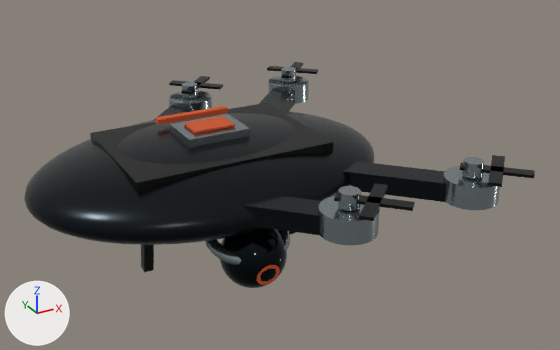
Renders of the glTF model public/models/drone.glb from each side of a commit.
Before and after are seen from a 50 mm camera at (-2.43, -5.66, 2.62) aimed at (0.58, -0.19, -0.11). Arrows for +X, +Y and +Z are at lower left; the lights stay in place. The older version comes first. Where no turn or scale is listed for an object, it has been applied to the vertices.

Names of what the first picture shows: 'AerodynamicShell', 'BatteryCompartment', 'Blade.004', 'FlightCoreHousing', 'FlightCoreIndicator', 'GimbalRing', 'Hub', 'Hub.001', 'Hub.002', 'Hub.003', 'Leg', 'LensReflection', 'MotorHousing', 'MotorHousing.001', 'MotorHousing.002', 'MotorHousing.003', 'OpticalElement', 'RearLeftArm_CarbonArm', 'RearRightArm_CarbonArm', 'StatusLight' and 9 more.
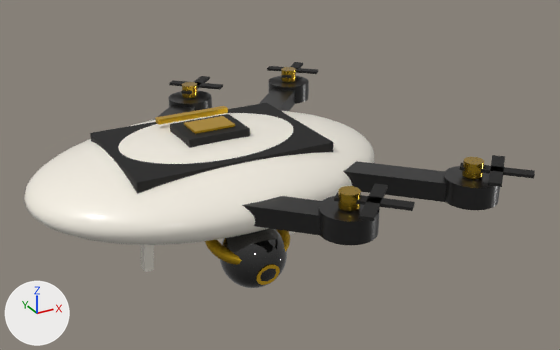
Changed parts and their boxes [x1, y1, x2, y2] in the pictures (560 x 350 px):
'AerodynamicShell', recoloured (black to white)
    both: [24, 111, 374, 245]
'OpticalElement', recoloured (lighter)
    both: [220, 228, 287, 288]
'MotorHousing.002', recoloured (grey to black)
    both: [318, 196, 380, 245]
'MotorHousing.003', recoloured (grey to black)
    both: [444, 166, 500, 210]
'FlightCoreHousing', recoloured (grey to black)
    both: [170, 114, 250, 148]
'MotorHousing.001', recoloured (grey to black)
    both: [268, 76, 309, 104]
'GimbalRing', recoloured
    both: [205, 229, 290, 265]
'MotorHousing', recoloured (grey to black)
    both: [168, 91, 212, 111]
'StatusLight', recoloured (orange to yellow)
    both: [155, 106, 228, 125]
'FlightCoreIndicator', recoloured
    both: [184, 116, 235, 134]
'Hub.002', recoloured (grey to yellow)
    both: [338, 186, 361, 211]
'Hub.003', recoloured
    both: [462, 157, 484, 179]
'Leg', recoloured (black to white)
    both: [141, 245, 154, 272]
'Hub', recoloured (grey to yellow)
    both: [182, 82, 198, 98]
'LensReflection', recoloured (orange to yellow)
    both: [257, 265, 280, 285]
'Hub.001', recoloured (grey to yellow)
    both: [281, 67, 296, 82]

The change, as a list of edits to the scene's bpy script:
```text
Change me_mesh_0:
    where me_mesh_0.from_pydata(...)  # 1176 vertices, 2208 faces; spans x -1.54..1.54, y -1.08..1.08, z -0.34..0.34
    remove me_mesh_0.materials.append(mat_material_0)  # black #1a2024
    add me_mesh_0.materials.append(mat_drone_ivory_body)  # white #f6f0e4
Change me_mesh_2:
    where me_mesh_2.from_pydata(...)  # 8 vertices, 12 faces; spans x -0.325..0.325, y -0.035..0.035, z -0.023..0.023
    remove me_mesh_2.materials.append(mat_material_2)  # orange #bd5228
    add me_mesh_2.materials.append(mat_drone_gold_indicator)  # yellow #c59b22
Change me_mesh_7:
    where me_mesh_7.from_pydata(...)  # 8 vertices, 12 faces; spans x -0.27..0.27, y -0.21..0.21, z -0.035..0.035
    remove me_mesh_7.materials.append(mat_material_3)  # grey #9ca7aa
    add me_mesh_7.materials.append(mat_drone_black_matte)  # black #121110
Change me_mesh_8:
    where me_mesh_8.from_pydata(...)  # 8 vertices, 12 faces; spans x -0.18..0.18, y -0.12..0.12, z -0.009..0.009
    remove me_mesh_8.materials.append(mat_material_2)  # orange #bd5228
    add me_mesh_8.materials.append(mat_drone_gold_indicator)  # yellow #c59b22
Change me_mesh_10:
    where me_mesh_10.from_pydata(...)  # 68 vertices, 128 faces; spans x -0.22..0.22, y -0.22..0.22, z -0.095..0.095
    remove me_mesh_10.materials.append(mat_material_3)  # grey #9ca7aa
    add me_mesh_10.materials.append(mat_drone_black_semigloss)  # black #121110
Change me_mesh_11:
    where me_mesh_11.from_pydata(...)  # 44 vertices, 80 faces; spans x -0.079..0.079, y -0.079..0.079, z -0.06..0.06
    remove me_mesh_11.materials.append(mat_material_3)  # grey #9ca7aa
    add me_mesh_11.materials.append(mat_drone_gold_metal)  # yellow #c9a227
Change me_mesh_15:
    where me_mesh_15.from_pydata(...)  # 68 vertices, 128 faces; spans x -0.22..0.22, y -0.22..0.22, z -0.095..0.095
    remove me_mesh_15.materials.append(mat_material_3)  # grey #9ca7aa
    add me_mesh_15.materials.append(mat_drone_black_semigloss)  # black #121110
Change me_mesh_16:
    where me_mesh_16.from_pydata(...)  # 44 vertices, 80 faces; spans x -0.079..0.079, y -0.079..0.079, z -0.06..0.06
    remove me_mesh_16.materials.append(mat_material_3)  # grey #9ca7aa
    add me_mesh_16.materials.append(mat_drone_gold_metal)  # yellow #c9a227
Change me_mesh_20:
    where me_mesh_20.from_pydata(...)  # 68 vertices, 128 faces; spans x -0.22..0.22, y -0.22..0.22, z -0.095..0.095
    remove me_mesh_20.materials.append(mat_material_3)  # grey #9ca7aa
    add me_mesh_20.materials.append(mat_drone_black_semigloss)  # black #121110
Change me_mesh_21:
    where me_mesh_21.from_pydata(...)  # 44 vertices, 80 faces; spans x -0.079..0.079, y -0.079..0.079, z -0.06..0.06
    remove me_mesh_21.materials.append(mat_material_3)  # grey #9ca7aa
    add me_mesh_21.materials.append(mat_drone_gold_metal)  # yellow #c9a227
Change me_mesh_25:
    where me_mesh_25.from_pydata(...)  # 68 vertices, 128 faces; spans x -0.22..0.22, y -0.22..0.22, z -0.095..0.095
    remove me_mesh_25.materials.append(mat_material_3)  # grey #9ca7aa
    add me_mesh_25.materials.append(mat_drone_black_semigloss)  # black #121110
Change me_mesh_26:
    where me_mesh_26.from_pydata(...)  # 44 vertices, 80 faces; spans x -0.079..0.079, y -0.079..0.079, z -0.06..0.06
    remove me_mesh_26.materials.append(mat_material_3)  # grey #9ca7aa
    add me_mesh_26.materials.append(mat_drone_gold_metal)  # yellow #c9a227
Change me_mesh_29:
    where me_mesh_29.from_pydata(...)  # 319 vertices, 560 faces; spans x -0.35..0.35, y -0.341..0.341, z -0.118..0.118
    remove me_mesh_29.materials.append(mat_material_3)  # grey #9ca7aa
    add me_mesh_29.materials.append(mat_drone_gold_brushed)  # yellow #c9a227
Change me_mesh_30:
    where me_mesh_30.from_pydata(...)  # 522 vertices, 952 faces; spans x -0.27..0.27, y -0.27..0.27, z -0.27..0.27
    remove me_mesh_30.materials.append(mat_material_4)  # black #0b171b
    add me_mesh_30.materials.append(mat_drone_lens_glass)  # black #121110
Change me_mesh_31:
    where me_mesh_31.from_pydata(...)  # 26 vertices, 24 faces; spans x -0.1..0.1, y -0.023..0.023, z -0.097..0.097
    remove me_mesh_31.materials.append(mat_material_2)  # orange #bd5228
    add me_mesh_31.materials.append(mat_drone_gold_indicator)  # yellow #c59b22
Change me_mesh_32:
    where me_mesh_32.from_pydata(...)  # 8 vertices, 12 faces; spans x -0.04..0.04, y -0.082..0.082, z -0.243..0.243
    remove me_mesh_32.materials.append(mat_material_1)  # black #080a0b
    add me_mesh_32.materials.append(mat_drone_ivory_body)  # white #f6f0e4
```
